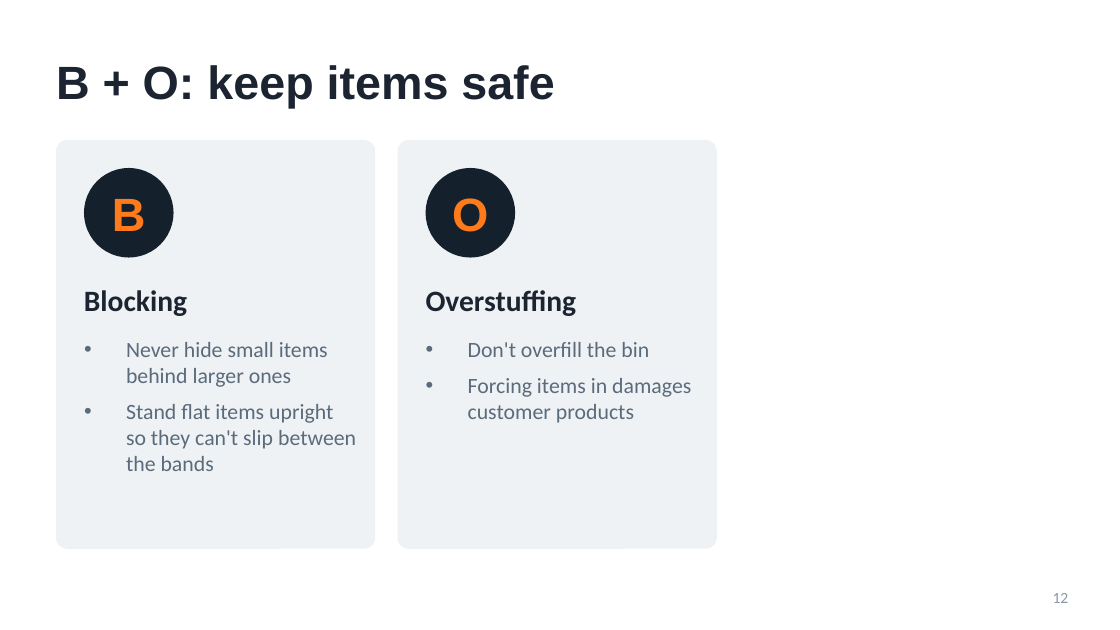
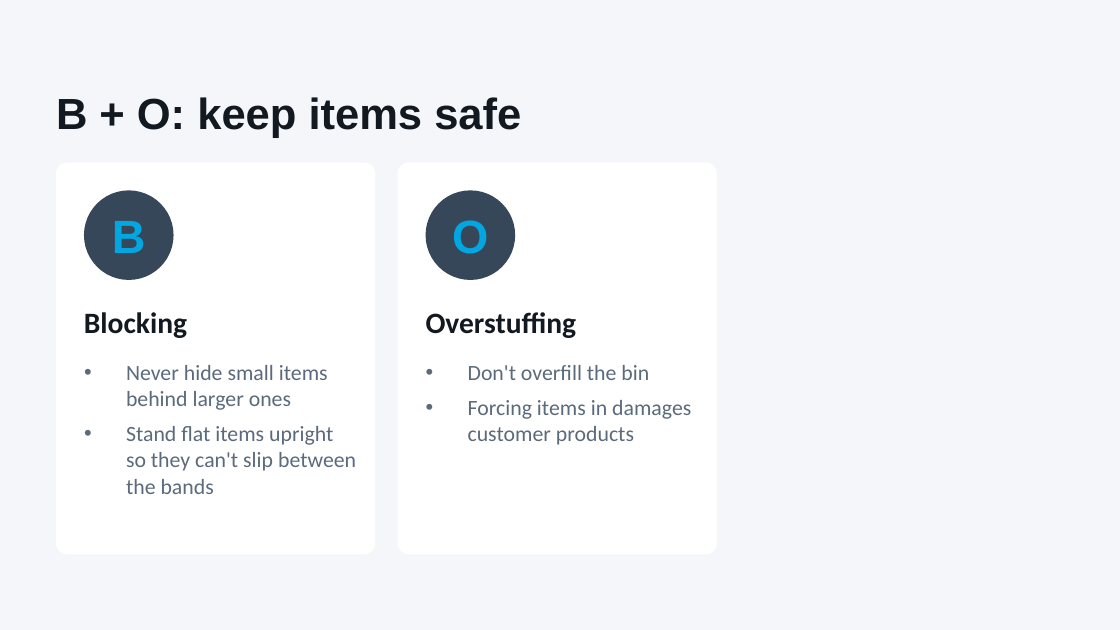
Before and after one commit to vanfryddie/beanstalkx, a slide deck: slide 12 of APMT_Coaching_FFF_ROBOTSS.pptx. Drawn at 1120x630 pixels with LibreOffice and Linux fonts; fonts in the diff are those of the drawing; background and template pictures are left out. Boxes give left, top, right and bottom in pixels: in the first picture for what was removed or moved away, otherwise in the second. Text is boxed around its words. In the diff, an @@ line names an element or a change of style, - is before the commit and + after.

```diff
--- a/APMT_Coaching_FFF_ROBOTSS.pptx
+++ b/APMT_Coaching_FFF_ROBOTSS.pptx
@@ background #FFFFFF to #F5F6FA @@
@@ title "B + O: keep items ...": place and size @@
-title "B + O: keep items ..." at [56, 65, 554, 109]
+title "B + O: keep items ..." at [56, 97, 521, 138]
@@ title "B + O: keep items ..." at [56, 97, 521, 138]: size 30 to 28 pt, text colour #1B2430 to #121921 @@
@@ rounded rectangle: place and size @@
-rounded rectangle at [56, 140, 375, 549]
+rounded rectangle at [56, 162, 375, 554]
@@ rounded rectangle at [56, 162, 375, 554]: fill #EEF2F5 to #FFFFFF @@
@@ rounded rectangle at [398, 162, 717, 554]: fill #EEF2F5 to #FFFFFF @@
@@ rounded rectangle: place and size @@
-rounded rectangle at [398, 140, 717, 549]
+rounded rectangle at [398, 162, 717, 554]
@@ text "B" at [112, 221, 146, 253]: text colour #FF7A1A to #02A6E1 @@
@@ ellipse at [84, 190, 174, 280]: fill #14202C to #37475A @@
@@ 2 texts, 2 ellipses: place and size @@
-2 texts, 2 ellipses at [84, 168, 515, 258]
+2 texts, 2 ellipses at [84, 190, 515, 280]
@@ text "O" at [452, 220, 488, 254]: text colour #FF7A1A to #02A6E1 @@
@@ ellipse at [426, 190, 515, 280]: fill #14202C to #37475A @@
@@ text "Blocking": place and size @@
-text "Blocking" at [84, 290, 187, 316]
+text "Blocking" at [84, 312, 187, 338]
@@ text "Blocking" at [84, 312, 187, 338]: text colour #1B2430 to #121921 @@
@@ text "Overstuffing": place and size @@
-text "Overstuffing" at [426, 290, 577, 316]
+text "Overstuffing" at [426, 312, 577, 338]
@@ text "Overstuffing" at [426, 312, 577, 338]: text colour #1B2430 to #121921 @@
@@ text "Never hide small items behind ...": place and size @@
-text "Never hide small items behind ..." at [126, 342, 356, 471]
+text "Never hide small items behind ..." at [126, 365, 356, 494]
@@ text "Don't overfill the bin": place and size @@
-text "Don't overfill the bin" at [468, 342, 691, 423]
+text "Don't overfill the bin" at [468, 365, 691, 445]
@@ page number removed at [1053, 593, 1069, 603] @@
-12
```
Also in this commit, not shown: 13 other slides changed, 1 slide added, 1 slide removed.
